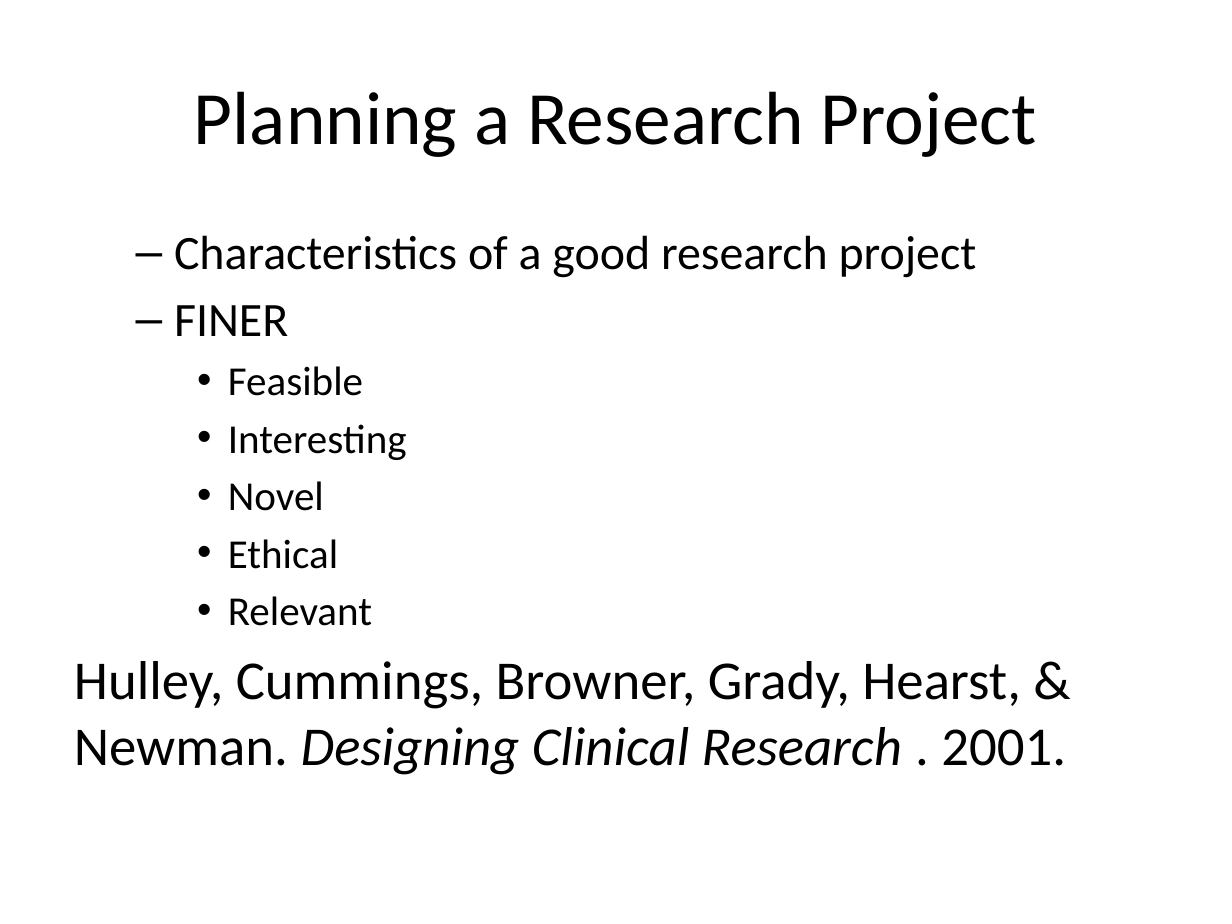
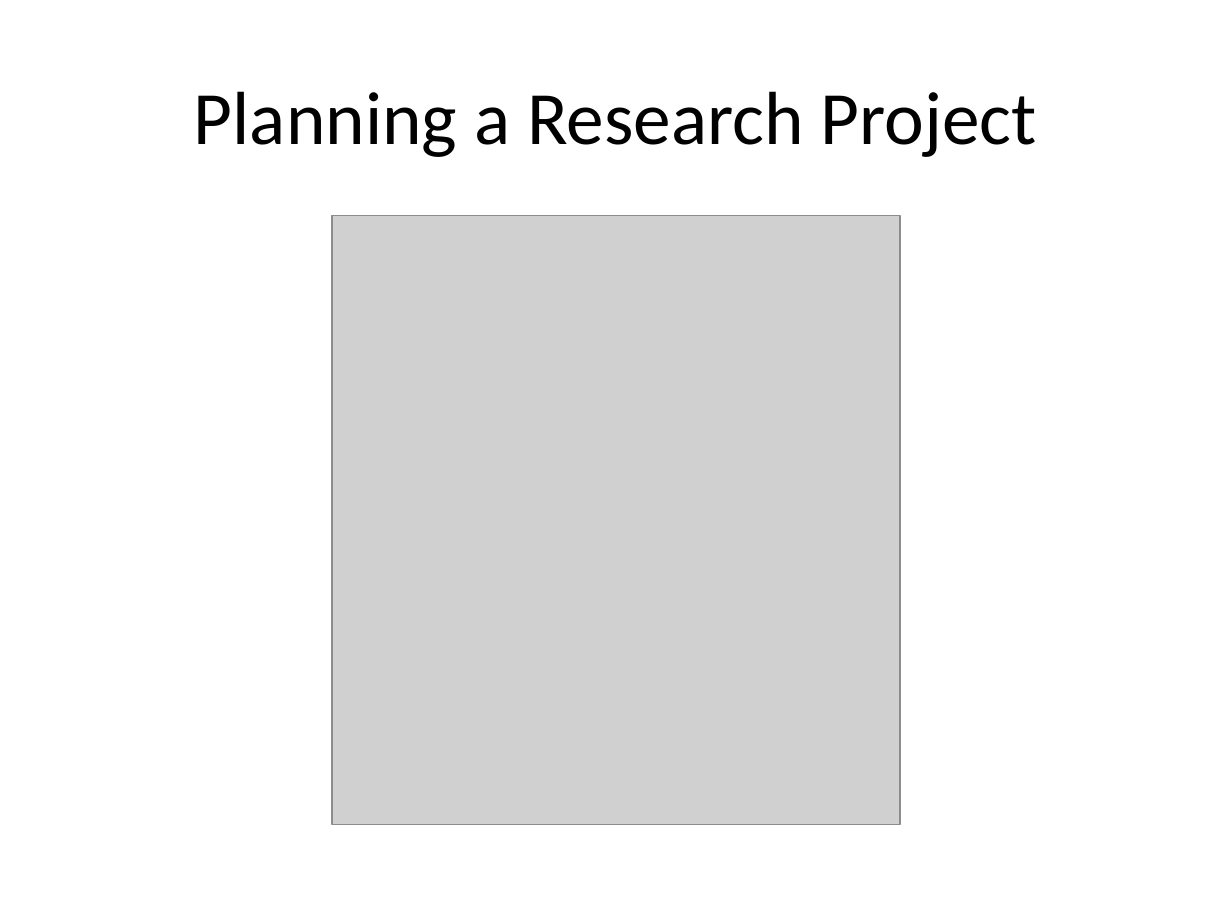
Before and after one commit to classes-medb/5510, a slide deck: slide 12 of src/video-02-planning.pptx (slide 11 before the commit). Drawn at 1232x924 pixels with LibreOffice and Linux fonts; fonts in the diff are those of the drawing; grey boxes stand for pictures. Boxes give left, top, right and bottom in pixels: in the first picture for what was removed or moved away, otherwise in the second. Text is boxed around its words. In the diff, an @@ line names an element or a change of style, - is before the commit and + after.

```diff
--- a/src/video-02-planning.pptx
+++ b/src/video-02-planning.pptx
@@ text removed at (x1=74, y1=235, x2=1066, y2=775) @@
-  – Characteristics of a good research project
-  – FINER
-    • Feasible
-    • Interesting
-    • Novel
-    • Ethical
-    • Relevant
-Hulley, Cummings, Browner, Grady, Hearst, & Newman. Designing Clinical Research . 2001.
@@ picture added at (x1=331, y1=216, x2=899, y2=824) @@
```
Also in this commit, not shown: 1 slide removed, 2 other files.
